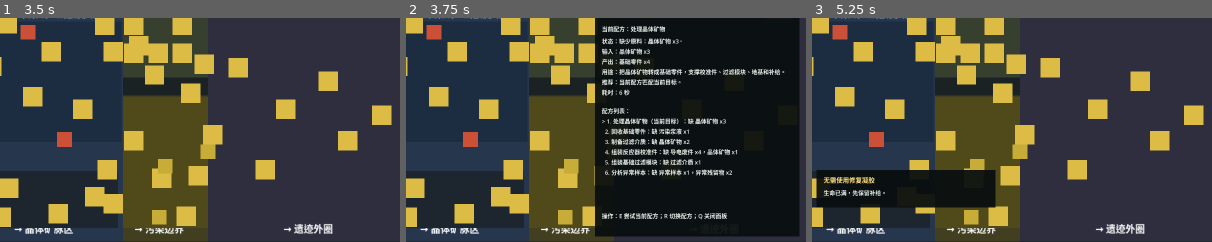
Above: before the commit, frames 1-3 (left to right).
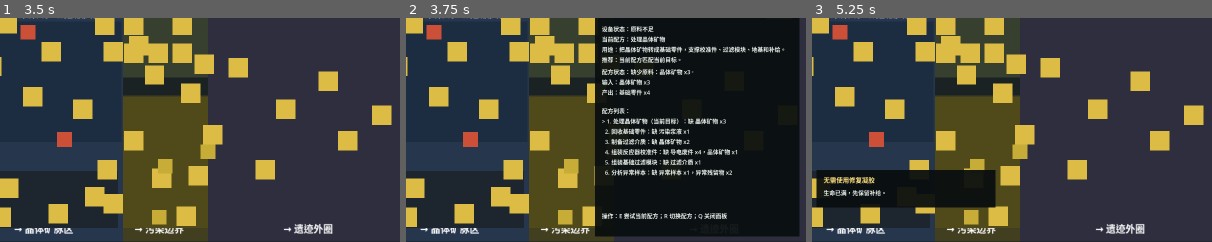
Above: after the commit, the same moments.

Repository: laugh0608/RadishCatalyst
Game: Godot game, scene res://scenes/boot/Boot.tscn
Same seed, same stepped clock (60 frames per second), same inputs: the game is played once before the commit and once after it.
Inputs (mouse positions are % of the whole screen's width and height, from its top left):
- Up to frame 1 (3.5 s): tap Enter at 0.5 s; move the mouse to (72, 45) at 0.52 s; hold D (move_right) 0.53-1.28 s; tap E (interact) at 0.6, 1.55, 2.3, 2.85 s; click (72, 45) at 0.67 s; move the mouse to (30, 55) at 1.27 s; hold S (move_down) 1.28-2.03 s; tap J (attack) at 1.35 s; move the mouse to (60, 28) at 2.02 s; hold D (move_right) 2.03-2.78 s; hold R (cycle_recipe) 2.03-2.78 s; move the mouse to (45, 70) at 2.77 s; hold W (move_up) from 2.78 s (still down); click (45, 70) at 2.92 s
- Up to frame 2 (3.75 s): move the mouse to (80, 65) at 3.52 s; release W (move_up) at 3.53 s; hold A (move_left) from 3.53 s (still down); tap Q (toggle_device_panel) at 3.6 s
- Up to frame 3 (5.25 s): tap E (interact) at 3.8, 4.55 s; move the mouse to (20, 35) at 4.27 s; tap F (toggle_module) at 4.35 s; move the mouse to (55, 50) at 5.02 s; release A (move_left) at 5.03 s; hold S (move_down) from 5.03 s (still down); tap 1 (use_quick_slot_1) at 5.1 s; click (55, 50) at 5.17 s
The pictures show only the part of the screen within x 50-100%, y 27-77%; the shares and areas given below are measured in that part.

Frame 1 is identical in both runs. In frame 2, 3.6% of the frame differs, in the area x 49-95%, y 3-35%; in frame 3, nothing differs.

Commit message:
feat: 完成设备面板第一版

Diff:
--- a/client/scenes/ui/PrototypeHud.tscn
+++ b/client/scenes/ui/PrototypeHud.tscn
@@ -601,52 +601,52 @@
 
 [node name="DevicePanel" type="ColorRect" parent="."]
 visible = false
-offset_left = 1840.0
-offset_top = 336.0
+offset_left = 1780.0
+offset_top = 276.0
 offset_right = 2480.0
-offset_bottom = 1064.0
+offset_bottom = 1104.0
 color = Color(0.0352941, 0.054902, 0.0588235, 0.94)
 clip_contents = true
 
 [node name="DeviceTitleLabel" type="Label" parent="DevicePanel"]
 offset_left = 22.0
 offset_top = 18.0
-offset_right = 398.0
+offset_right = 520.0
 offset_bottom = 50.0
 text = "设备面板"
 label_settings = SubResource("LabelSettings_prompt")
 autowrap_mode = 3
 
 [node name="DeviceCloseButton" type="Button" parent="DevicePanel"]
-offset_left = 424.0
+offset_left = 560.0
 offset_top = 18.0
-offset_right = 506.0
+offset_right = 642.0
 offset_bottom = 50.0
 text = "关闭"
 
 [node name="DeviceStatusLabel" type="Label" parent="DevicePanel"]
 offset_left = 22.0
 offset_top = 66.0
-offset_right = 506.0
-offset_bottom = 330.0
+offset_right = 642.0
+offset_bottom = 470.0
 text = ""
 label_settings = SubResource("LabelSettings_status")
 autowrap_mode = 3
 
 [node name="DeviceRecipeLabel" type="Label" parent="DevicePanel"]
 offset_left = 22.0
-offset_top = 344.0
-offset_right = 506.0
-offset_bottom = 622.0
+offset_top = 488.0
+offset_right = 642.0
+offset_bottom = 746.0
 text = ""
 label_settings = SubResource("LabelSettings_status")
 autowrap_mode = 3
 
 [node name="DeviceOperationLabel" type="Label" parent="DevicePanel"]
 offset_left = 22.0
-offset_top = 636.0
-offset_right = 506.0
-offset_bottom = 674.0
+offset_top = 764.0
+offset_right = 642.0
+offset_bottom = 806.0
 text = ""
 label_settings = SubResource("LabelSettings_status")
 autowrap_mode = 3
--- /dev/null
+++ b/client/scripts/checks/device_panel_readability_check.gd
@@ -0,0 +1,102 @@
+extends RefCounted
+
+var host
+
+
+func _init(check_host) -> void:
+	host = check_host
+
+
+func run() -> void:
+	_check_basic_reactor_panel_hierarchy()
+	_check_pollution_filter_panel_hierarchy()
+
+
+func _check_basic_reactor_panel_hierarchy() -> void:
+	var processing := ProcessingSystem.new(host.data_registry)
+	var presenter := HudDevicePanelPresenter.new()
+	var reactor := PrototypeInteractable.new()
+	reactor.definition_id = "building.basic_reactor"
+	reactor.interaction_type = "process_recipe"
+	reactor.recipe_id = "recipe.process_crystal_ore"
+	reactor.set_recipe_cycle([
+		"recipe.process_crystal_ore",
+		"recipe.analyze_anomaly_sample",
+		"recipe.make_filter_media",
+		"recipe.basic_filter_module"
+	])
+	reactor.select_recipe("recipe.analyze_anomaly_sample")
+
+	var world := WorldState.create_default()
+	world.quest_state.active_quest_ids = ["quest.analyze_anomaly_sample"]
+	world.quest_state.unlock_effect("recipe.analyze_anomaly_sample")
+	world.quest_state.set_objective_progress("quest.analyze_anomaly_sample", "gather_item", "item.anomaly_residue", 2)
+
+	var character := CharacterState.create_default()
+	character.inventory.add_item("item.anomaly_sample", 1)
+	character.inventory.add_item("item.anomaly_residue", 2)
+	var panel_texts := presenter.format_device_panel_texts(
+		host.data_registry,
+		processing,
+		reactor,
+		character,
+		world
+	)
+	var status := String(panel_texts.get("status", ""))
+	host._expect_text_contains(status, "设备状态：可启动", "reactor panel shows ready state")
+	host._expect_text_contains(status, "当前配方：分析异常样本", "reactor panel names current recipe")
+	host._expect_text_contains(status, "输入：异常样本 x1", "reactor panel shows current inputs")
+	host._expect_text_contains(status, "完成去向：产物入背包：样本分析结果 x1", "reactor panel shows output destination")
+	host._expect_text_contains(status, "下一步：样本过滤参数已确认", "reactor panel shows completion next step")
+	host._expect_text_contains(
+		String(panel_texts.get("recipes", "")),
+		"> 2. 分析异常样本（当前目标）：可加工",
+		"reactor recipe list marks selected target recipe"
+	)
+	host._expect_text_contains(
+		String(panel_texts.get("operations", "")),
+		"E 启动当前配方",
+		"reactor panel exposes start action"
+	)
+	reactor.free()
+
+
+func _check_pollution_filter_panel_hierarchy() -> void:
+	var processing := ProcessingSystem.new(host.data_registry)
+	var presenter := HudDevicePanelPresenter.new()
+	var filter := PrototypeInteractable.new()
+	filter.definition_id = "building.pollution_filter"
+	filter.interaction_type = "process_recipe"
+	filter.recipe_id = "recipe.cleanse_residue"
+	filter.set_recipe_cycle(["recipe.cleanse_residue"])
+
+	var world := WorldState.create_default()
+	world.quest_state.active_quest_ids = ["quest.enter_pollution_edge"]
+	world.quest_state.unlock_effect("recipe.cleanse_residue")
+	world.add_base_structure("structure.pollution_filter_build_site", "building.pollution_filter", "region.pollution_edge")
+
+	var character := CharacterState.create_default()
+	character.inventory.add_item("item.polluted_residue", 2)
+	var panel_texts := presenter.format_device_panel_texts(
+		host.data_registry,
+		processing,
+		filter,
+		character,
+		world
+	)
+	var status := String(panel_texts.get("status", ""))
+	host._expect_text_contains(
+		String(panel_texts.get("title", "")),
+		"设备面板：污染过滤器",
+		"pollution filter panel title names device"
+	)
+	host._expect_text_contains(status, "设备状态：可启动", "pollution filter panel shows ready state")
+	host._expect_text_contains(status, "当前配方：处理污染沉积物", "pollution filter panel names current recipe")
+	host._expect_text_contains(status, "副产：污染浆液 x1", "pollution filter panel shows byproduct")
+	host._expect_text_contains(
+		status,
+		"完成去向：产物入背包：抗污染药剂 I x1；副产入背包：污染浆液 x1",
+		"pollution filter panel shows output and byproduct destination"
+	)
+	host._expect_text_contains(status, "下一步：抗污染药剂已准备", "pollution filter panel shows field next step")
+	filter.free()
--- a/client/scripts/checks/vertical_slice_flow_check.gd
+++ b/client/scripts/checks/vertical_slice_flow_check.gd
@@ -3,6 +3,7 @@
 const DeepProcessingCheckScript := preload("res://scripts/checks/deep_processing_check.gd")
 const BaseActionQueueRotationCheckScript := preload("res://scripts/checks/base_action_queue_rotation_check.gd")
 const BaseActionTargetPromptCheckScript := preload("res://scripts/checks/base_action_target_prompt_check.gd")
+const DevicePanelReadabilityCheckScript := preload("res://scripts/checks/device_panel_readability_check.gd")
 const FirstHourReadabilityCheckScript := preload("res://scripts/checks/first_hour_readability_check.gd")
 const HudRuntimeHintFlowCheckScript := preload("res://scripts/checks/hud_runtime_hint_flow_check.gd")
 const HudMapMarkerCheckScript := preload("res://scripts/checks/hud_map_marker_check.gd")
@@ -58,6 +59,7 @@
 	_check_pollution_status_hints()
 	RegionPromptChecks.new(self).run()
 	PhaseRelayFlowChecks.new(self).run()
+	DevicePanelReadabilityCheckScript.new(self).run()
 	VerticalSliceRegressionChecks.new(self).run_ui_and_recipe_checks()
 	_check_failure_feedback_logs()
 	_check_device_panel_formatting()
--- a/client/scripts/systems/processing_system.gd
+++ b/client/scripts/systems/processing_system.gd
@@ -819,6 +819,7 @@
 		"byproducts": _format_refs(recipe.get("byproducts", []), ""),
 		"missing_inputs": missing_inputs,
 		"supply_hint": supply_hint,
+		"next_step": _get_completion_next_step(String(recipe.get("id", "")), world_state),
 		"duration": _format_amount(duration),
 		"progress": progress,
 		"progress_ratio": progress_ratio
--- a/client/scripts/ui/hud_device_panel_presenter.gd
+++ b/client/scripts/ui/hud_device_panel_presenter.gd
@@ -37,35 +37,40 @@
 	recommended_recipe_id: String
 ) -> String:
 	var parts: Array[String] = [
-		"当前配方：%s" % _get_display_name(data_registry, recipe_id),
-		"状态：%s" % String(status.get("message", "")),
-		"输入：%s" % String(status.get("inputs", "无")),
-		"产出：%s" % String(status.get("outputs", "无"))
+		"设备状态：%s" % _format_device_state(status),
+		"当前配方：%s" % _get_display_name(data_registry, recipe_id)
 	]
 	var purpose_hint := RecipePurposeHints.format_recipe_goal_hint(recipe_id)
 	if not purpose_hint.is_empty():
 		parts.append("用途：%s" % purpose_hint)
 	if not recommended_recipe_id.is_empty():
 		parts.append(_format_recommended_recipe_status(data_registry, recipe_id, recommended_recipe_id))
-	var supply_hint := String(status.get("supply_hint", ""))
-	if not supply_hint.is_empty():
-		parts.append("补给：%s" % supply_hint)
+	parts.append("配方状态：%s" % String(status.get("message", "")))
+	parts.append("输入：%s" % String(status.get("inputs", "无")))
+	parts.append("产出：%s" % String(status.get("outputs", "无")))
 	var byproducts := String(status.get("byproducts", ""))
 	if not byproducts.is_empty():
 		parts.append("副产：%s" % byproducts)
+	parts.append("完成去向：%s" % _format_completion_destination(status))
+	var supply_hint := String(status.get("supply_hint", ""))
+	if not supply_hint.is_empty():
+		parts.append("缺料去向：%s" % supply_hint)
 	parts.append("耗时：%s 秒" % String(status.get("duration", "0")))
 	var progress := String(status.get("progress", ""))
 	if not progress.is_empty():
 		parts.append("进度：%s" % progress)
+	var next_step := _format_next_step(status)
+	if not next_step.is_empty():
+		parts.append("下一步：%s" % next_step)
 	var last_completion := String(status.get("last_completion", ""))
 	if not last_completion.is_empty():
 		parts.append(last_completion)
 	var last_destination := String(status.get("last_destination", ""))
 	if not last_destination.is_empty():
-		parts.append("入库：%s" % last_destination)
+		parts.append("最近入库：%s" % last_destination)
 	var last_next_step := String(status.get("last_next_step", ""))
 	if not last_next_step.is_empty():
-		parts.append("下一步：%s" % last_next_step)
+		parts.append("最近完成建议：%s" % last_next_step)
 	return "\n".join(parts)
 
 
@@ -113,6 +118,47 @@
 	return String(status.get("message", "不可加工")).trim_suffix("。")
 
 
+func _format_device_state(status: Dictionary) -> String:
+	var message := String(status.get("message", ""))
+	if not String(status.get("progress", "")).is_empty():
+		return "加工中"
+	if bool(status.get("can_process", false)):
+		return "可启动"
+	var missing_inputs: Array = status.get("missing_inputs", [])
+	if not missing_inputs.is_empty():
+		return "原料不足"
+	if message.contains("尚未解锁"):
+		return "配方未解锁"
+	if message.contains("需要先建造"):
+		return "设备未就绪"
+	if message.contains("加工中"):
+		return "加工中"
+	return "不可加工"
+
+
+func _format_completion_destination(status: Dictionary) -> String:
+	var parts: Array[String] = []
+	var outputs := String(status.get("outputs", ""))
+	if not outputs.is_empty() and outputs != "无":
+		parts.append("产物入背包：%s" % outputs)
+	var byproducts := String(status.get("byproducts", ""))
+	if not byproducts.is_empty():
+		parts.append("副产入背包：%s" % byproducts)
+	if parts.is_empty():
+		return "本次无新增产物"
+	return "；".join(parts)
+
+
+func _format_next_step(status: Dictionary) -> String:
+	var supply_hint := String(status.get("supply_hint", ""))
+	if not supply_hint.is_empty():
+		return supply_hint
+	var last_next_step := String(status.get("last_next_step", ""))
+	if not last_next_step.is_empty():
+		return last_next_step
+	return String(status.get("next_step", ""))
+
+
 func _format_device_operations(interactable: PrototypeInteractable, status: Dictionary) -> String:
 	var operations: Array[String] = []
 	if bool(status.get("can_process", false)):
Not shown, added: client/scripts/checks/device_panel_readability_check.gd.uid
Not shown, changed: docs/devlogs/2026-W23.md
Not shown, changed: docs/planning/current.md
Not shown, changed: docs/planning/daily-start.md
